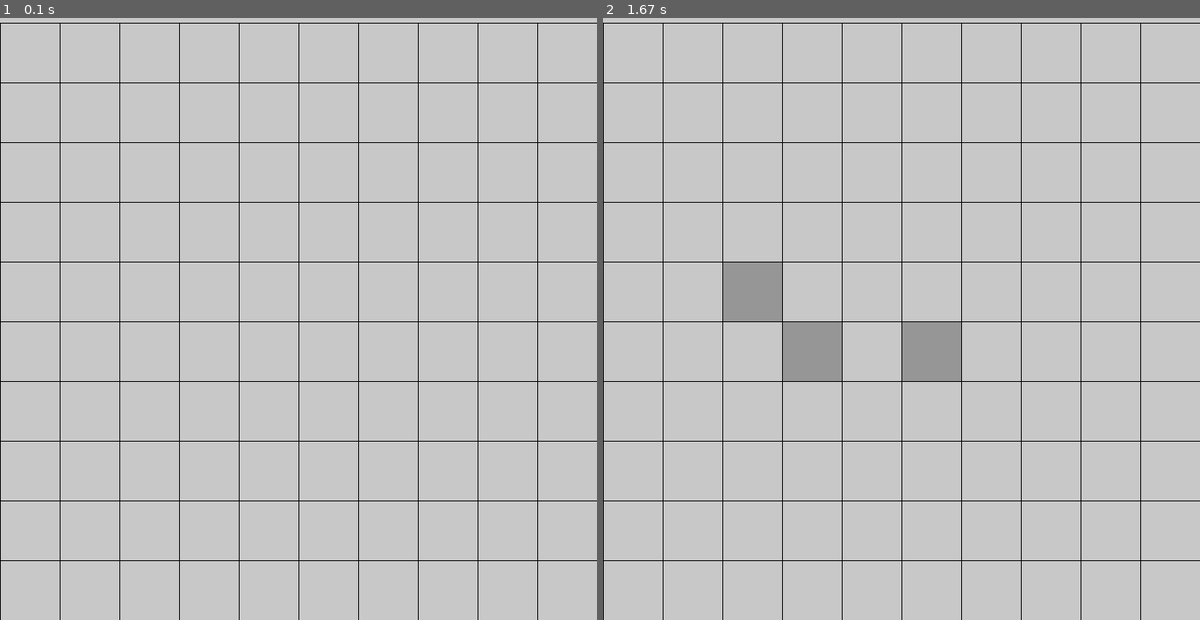
Above: before the commit, frames 1-2 (left to right).
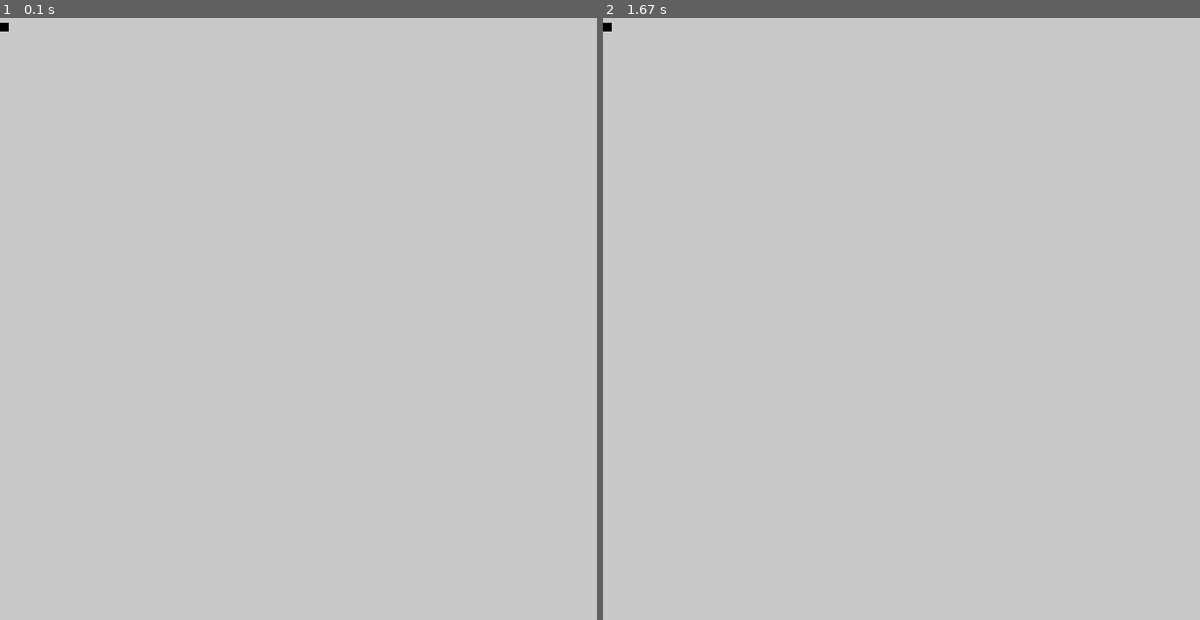
Above: after the commit, the same moments.

Repository: chenxk619/test
Game: pygame game, started from minesweeper.py
The game is run twice, just before and just after one commit, with the same random seed, the same clock (stepped at 60 frames per second) and the same inputs.
Inputs (mouse positions are in pixels of both pictures, inside the frame that each line leads up to):
- Up to frame 1 (0.1 s): no input
- Up to frame 2 (1.67 s): press the mouse at (907, 349) at 0.37 s; move the mouse to (829, 331) at 0.47 s; release the mouse at (758, 312) at 0.6 s

The runs differ from the first frame. In frame 1, 2.6% of the frame differs, in the area x 0-100%, y 0-100%; in frame 2, 5.5%.

Commit message:
Update minesweeper.py

Diff:
--- a/minesweeper.py
+++ b/minesweeper.py
@@ -1,6 +1,7 @@
 import pygame
 import sys
 import numpy
+import random
 import time
 
 # Game is like a single board instance with unvisited and visited lists as attributes among other things
@@ -10,10 +11,11 @@
 #  Ok, so board size is a bit of a headache. Board should be 750 by 750, but i want the grid to be 15,30,50
 #depending on difficultly
 class Board:
-	def __init__(self, grid_size, resoultion):
+	def __init__(self, grid_size, bomb_perc, resoultion):
 		self.grid = grid_size
 		self.multiplier = resoultion // grid_size
 		self.content = numpy.zeros((grid_size, grid_size))
+		self.bomb_perc = bomb_perc
 		self.unvisited = []
 		self.visited = []
 
@@ -103,8 +105,10 @@
 
 def game(screen, width, displacement):
 	#The board size should be changed by the difficultly
-	board = Board(10, width)
+	board = Board(10, width, 10)
 	start = True
+	bomb_list = []
+	additional = 0
 
 	#loops through the vertical and horizontal length of board, then initializes each coordinate as a grid, then append
 	#them to unvisited
@@ -113,6 +117,22 @@
 			grid = Grid((i,j))
 			board.unvisited.append(grid)
 
+
+	#Set a few grids to contain bombs
+	for i in range(len(board.content * board.content) // board.bomb_perc + additional):
+		x = random.randint(0, len(board.content - 1))
+		y = random.randint(0, len(board.content - 1))
+		if [x,y] not in bomb_list:
+			bomb_list.append([x,y])
+		else:
+			additional += 1
+
+	for node in board.unvisited:
+		if [node.pos[0], node.pos[1]] in bomb_list:
+			node.flagged = True
+
+
+	#Main game loop
 	while start:
 		for event in pygame.event.get():
 			if event.type == pygame.QUIT:
@@ -120,10 +140,10 @@
 
 		if pygame.mouse.get_pressed()[0]:
 			mouse_pos = pygame.mouse.get_pos()
-			print(mouse_pos)
 			mouse_pos = [mouse_pos[0] // board.multiplier, (mouse_pos[1] - displacement) // board.multiplier]
 
 			for node in board.unvisited:
+				#This is needed as mouse_pos is a list, but node.pos is a tuple
 				if mouse_pos[0] == node.pos[0] and mouse_pos[1] == node.pos[1]:
 					explore(board, mouse_pos)
 
